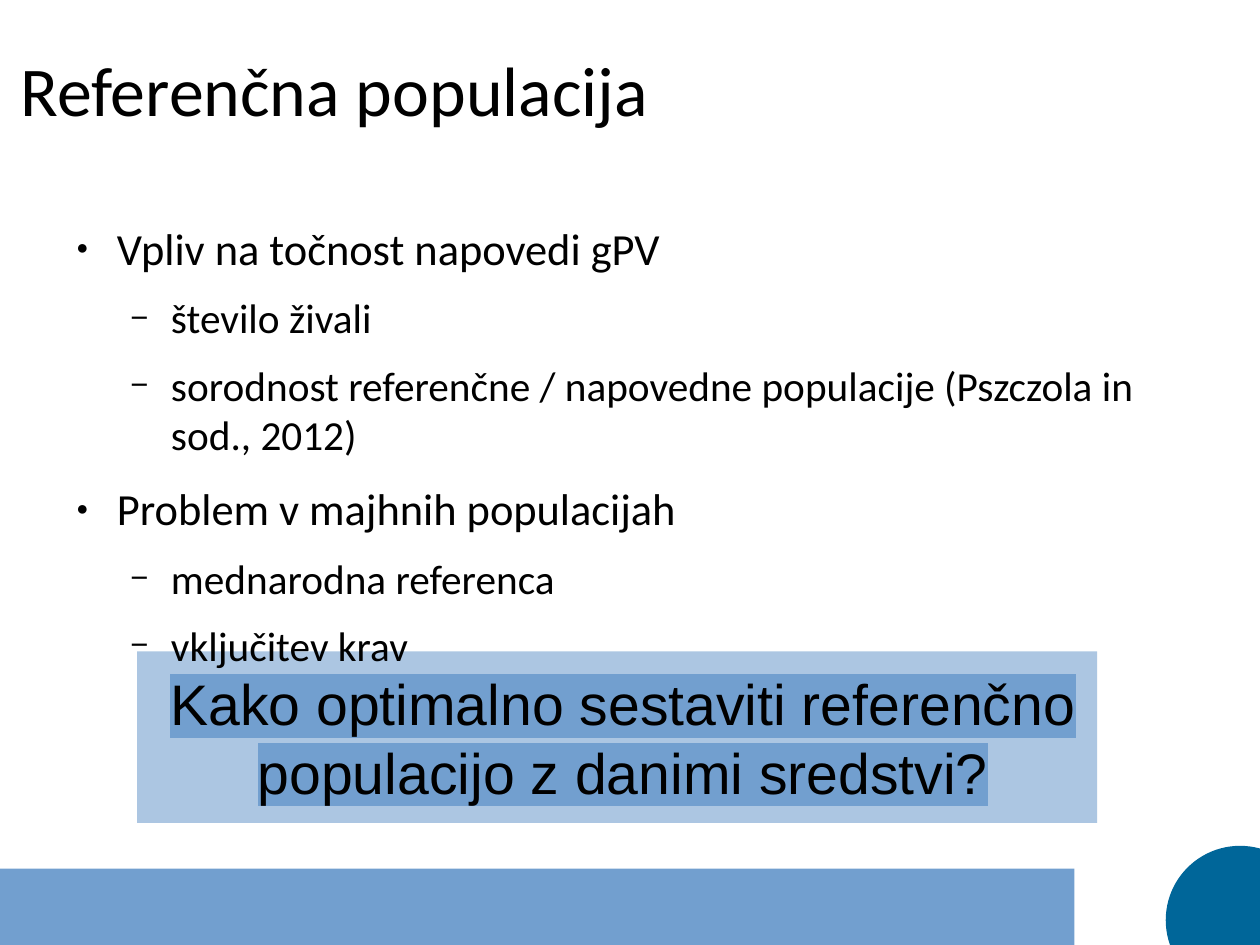
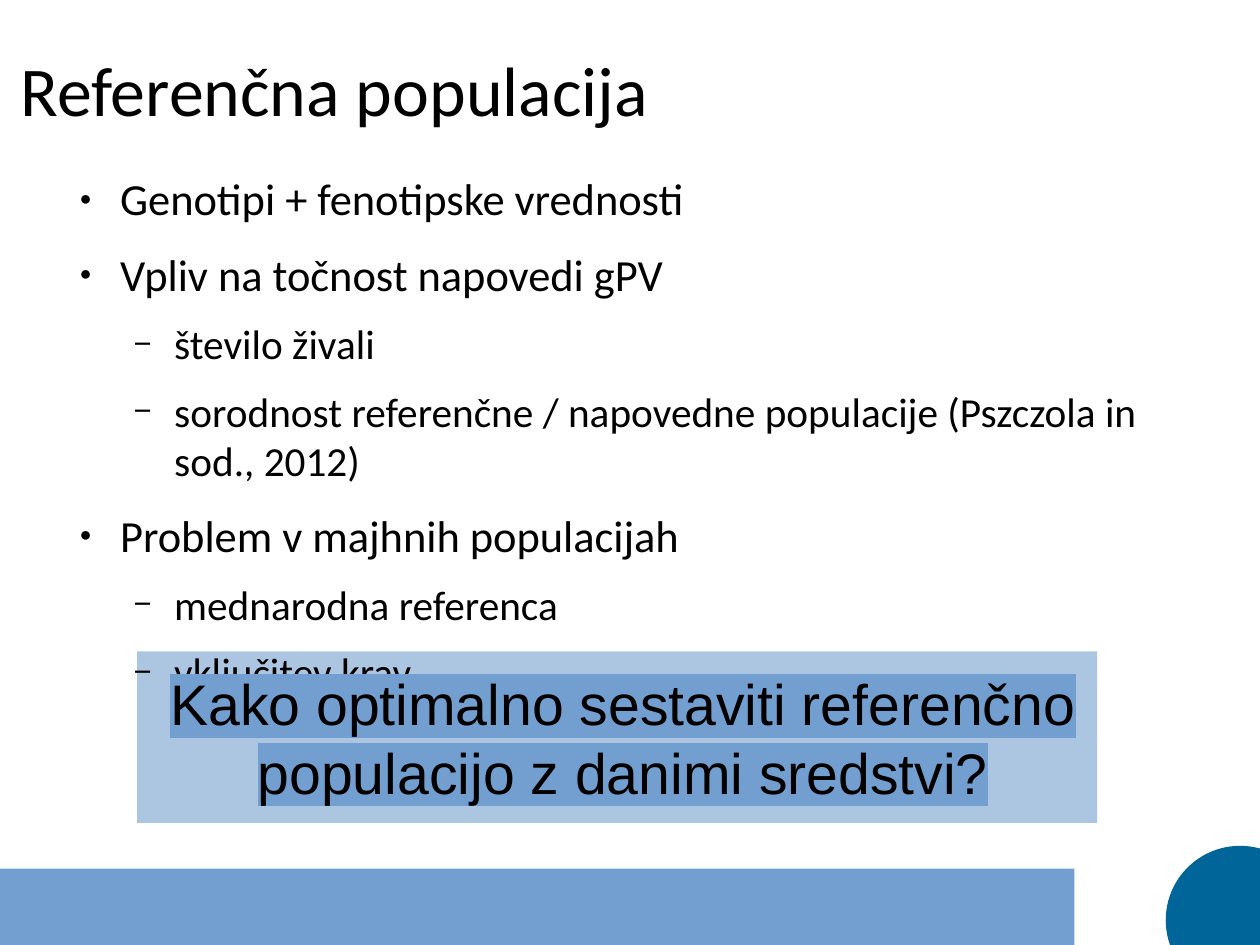
Before and after one commit to janaobsteter/Genotype_CODES, a slide deck: slide 8 of Predstavitev_dispozicija.odp (slide 7 before the commit). Drawn at 1260x945 pixels with LibreOffice and Linux fonts; fonts in the diff are those of the drawing. Boxes give left, top, right and bottom in pixels: in the first picture for what was removed or moved away, otherwise in the second. Text is boxed around its words. In the diff, an @@ line names an element or a change of style, - is before the commit and + after.

```diff
--- a/Predstavitev_dispozicija.odp
+++ b/Predstavitev_dispozicija.odp
@@ text "Genotipi + fenotipske vrednosti": place and size @@
-text "Genotipi + fenotipske vrednosti" at (117,234,1133,668)
+text "Genotipi + fenotipske vrednosti" at (120,184,1136,698)
@@ text at (120,184,684,223): paragraph added @@
+● Genotipi + fenotipske vrednosti
```
Also in this commit, not shown: 5 other slides changed, 2 slides added, 6 other files.
